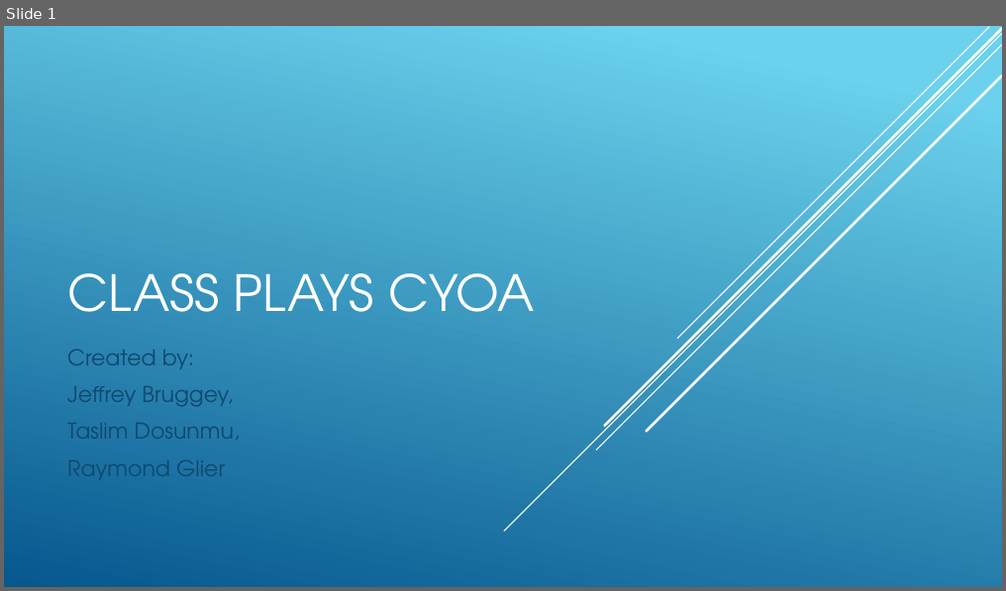
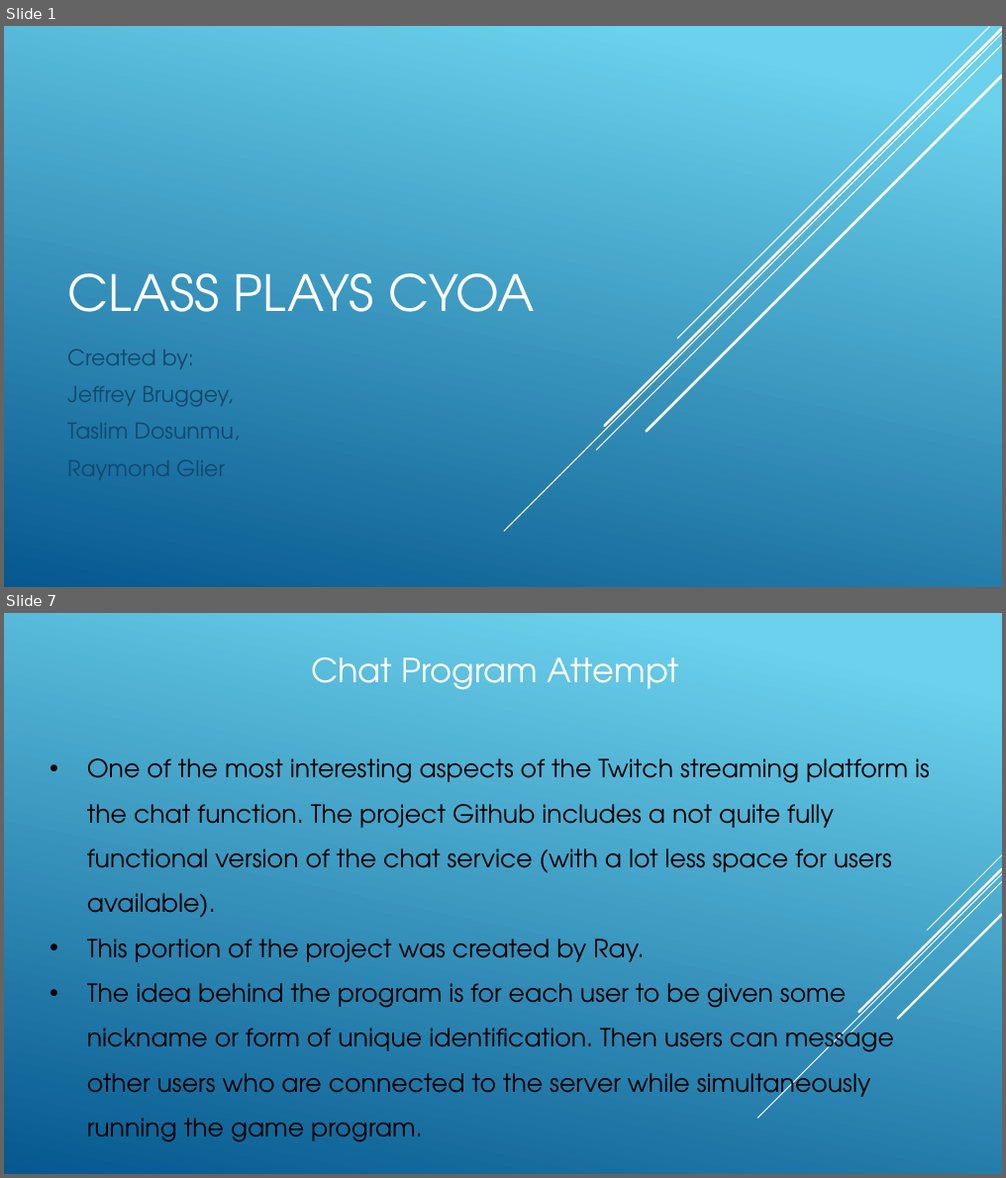
Before and after one commit to JayDosunmu/class_plays_cyoa, a slide deck: SLP_Project_Demo.pptx. Shown one above the other, each under a label of ours: slide 1 before the commit, slides 1 and 7 after it; the slides between them are not shown. The pictures are 1006x591 and 1006x1178 pixels, drawn with LibreOffice and Linux fonts; fonts in the diff are those of the drawing. Boxes give left, top, right and bottom in pixels: in the first picture for what was removed or moved away, otherwise in the second. Text is boxed around its words. In the diff, an @@ line names an element or a change of style, - is before the commit and + after.

```diff
--- a/SLP_Project_Demo.pptx
+++ b/SLP_Project_Demo.pptx
@@ slide 7 added at box(4, 613, 1002, 1174), background gradient #6ED2EB to #06588E @@
@@ text added at box(311, 658, 679, 689), 32 pt, text #FFFFFF @@
+Chat Program Attempt
@@ text added at box(87, 759, 930, 1143), 24 pt, text #000000 @@
+• One of the most interesting aspects of the Twitch streaming platform is the chat function. The project Github includes a not quite fully functional version of the chat service (with a lot less space for users available).
+• This portion of the project was created by Ray.
+• The idea behind the program is for each user to be given some nickname or form of unique identification. Then users can message other users who are connected to the server while simultaneously running the game program.
@@ group added at box(757, 856, 1002, 1118): 5 lines @@
```
Also in this commit, not shown: 5 other slides added, 1 slide removed.
